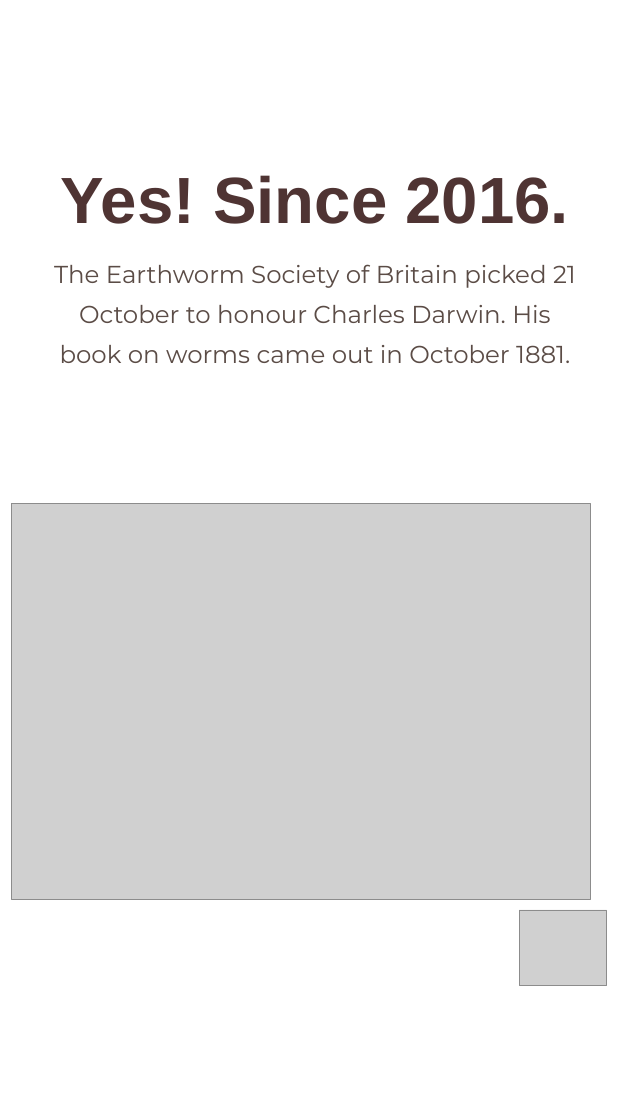
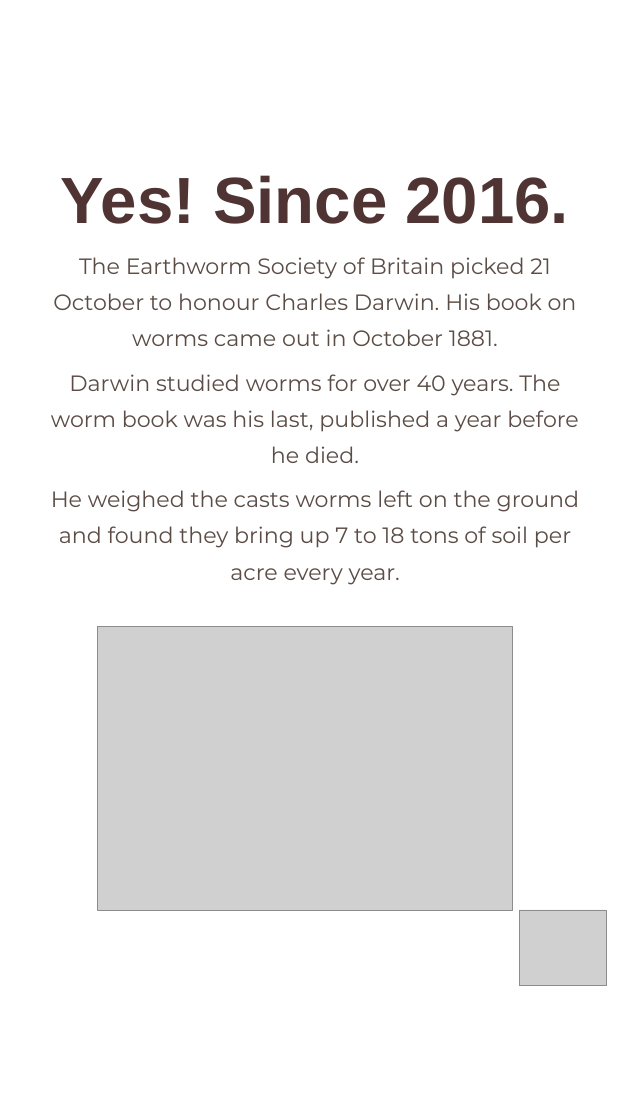
Before and after one commit to linneamoritznyc/final-SFWsite-Linnea, a slide deck: slide 2 of social/earthworm-day-2026-10-21/21-10-2026-wed-ig-story-earthworm.pptx. Drawn at 630x1120 pixels with LibreOffice and Linux fonts; fonts in the diff are those of the drawing; grey boxes stand for pictures. Boxes give left, top, right and bottom in pixels: in the first picture for what was removed or moved away, otherwise in the second. Text is boxed around its words. In the diff, an @@ line names an element or a change of style, - is before the commit and + after.

```diff
--- a/social/earthworm-day-2026-10-21/21-10-2026-wed-ig-story-earthworm.pptx
+++ b/social/earthworm-day-2026-10-21/21-10-2026-wed-ig-story-earthworm.pptx
@@ text "The Earthworm Society of Britain ...": place and size @@
-text "The Earthworm Society of Britain ..." at (54,264,576,363)
+text "The Earthworm Society of Britain ..." at (53,257,577,346)
@@ text at (79,257,551,279): size 31.5 to 28.5 pt in "The Earthworm Society of Britain picked 21" @@
@@ text at (53,293,577,346): text changed; size 31.5 to 28.5 pt @@
-October to honour Charles Darwin. His
-book on worms came out in October 1881.
+October to honour Charles Darwin. His book on
+worms came out in October 1881.
@@ text added at (51,374,578,463), 28.5 pt, text #5B4C46 @@
+Darwin studied worms for over 40 years. The
+worm book was his last, published a year before
+he died.
@@ text added at (51,490,579,585), 28.5 pt, text #5B4C46 @@
+He weighed the casts worms left on the ground
+and found they bring up 7 to 18 tons of soil per
+acre every year.
@@ picture: place and size @@
-picture at (12,503,590,899)
+picture at (97,626,512,910)
```
Also in this commit, not shown: 1 slide added, 1 slide removed, 9 other files.
